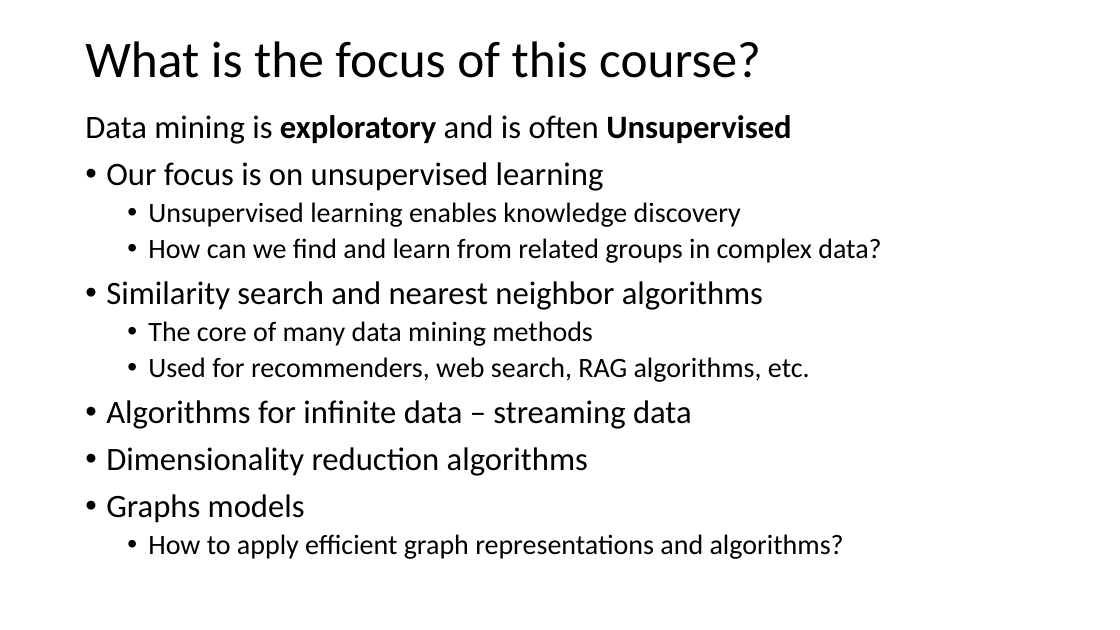
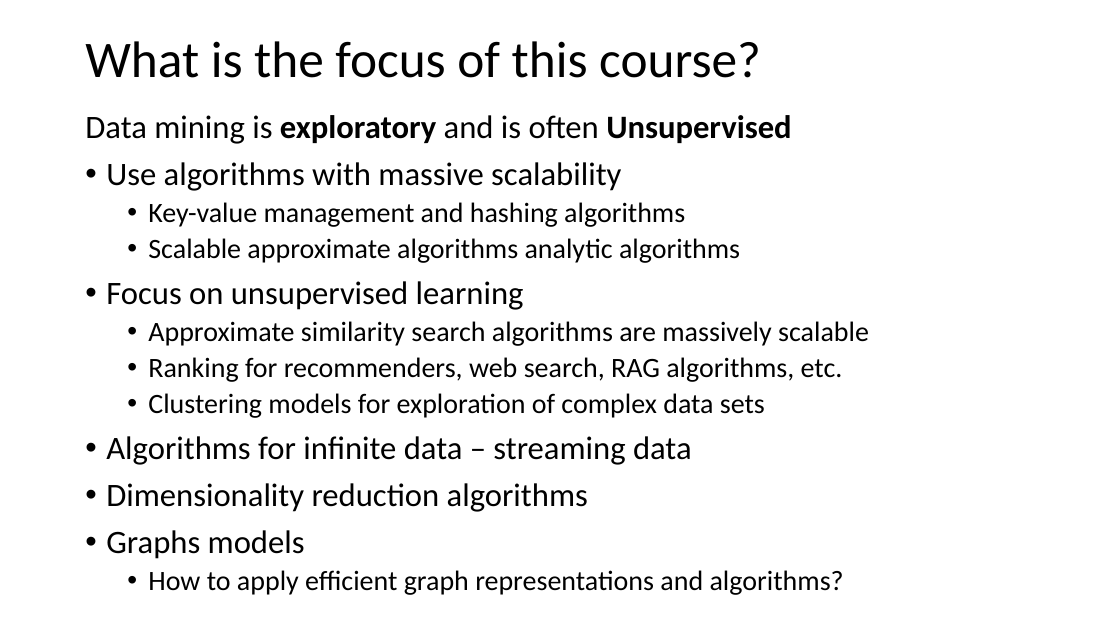
Before and after one commit to harelgabainew/school1, a slide deck: slide 12 of slides/1_Introduction.pptx. Drawn at 1120x630 pixels with LibreOffice and Linux fonts; fonts in the diff are those of the drawing. Boxes give left, top, right and bottom in pixels: in the first picture for what was removed or moved away, otherwise in the second. Text is boxed around its words. In the diff, an @@ line names an element or a change of style, - is before the commit and + after.

Commit message:
Updated intro and hashing slides

```diff
--- a/slides/1_Introduction.pptx
+++ b/slides/1_Introduction.pptx
@@ text at (x1=106, y1=162, x2=869, y2=418): text changed @@
-• Our focus is on unsupervised learning
-  • Unsupervised learning enables knowledge discovery
-  • How can we find and learn from related groups in complex data?
-• Similarity search and nearest neighbor algorithms
-  • The core of many data mining methods
-  • Used for recommenders, web search, RAG algorithms, etc.
+• Use algorithms with massive scalability
+  • Key-value management and hashing algorithms
+  • Scalable approximate algorithms analytic algorithms
+• Focus on unsupervised learning
+  • Approximate similarity search algorithms are massively scalable
+  • Ranking for recommenders, web search, RAG algorithms, etc.
+  • Clustering models for exploration of complex data sets
```
Also in this commit, not shown: 12 other slides changed, 2 slides added.
